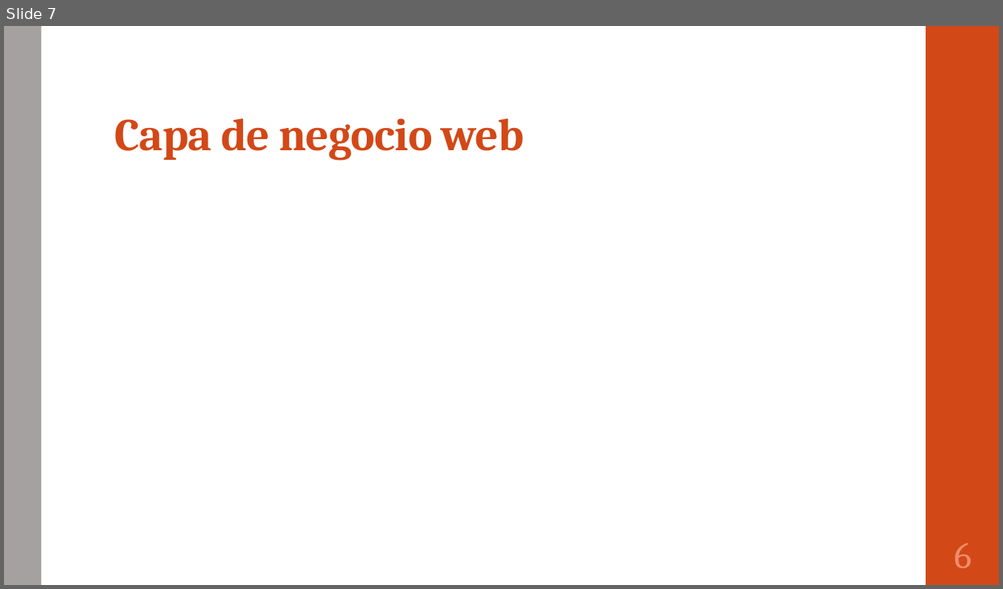
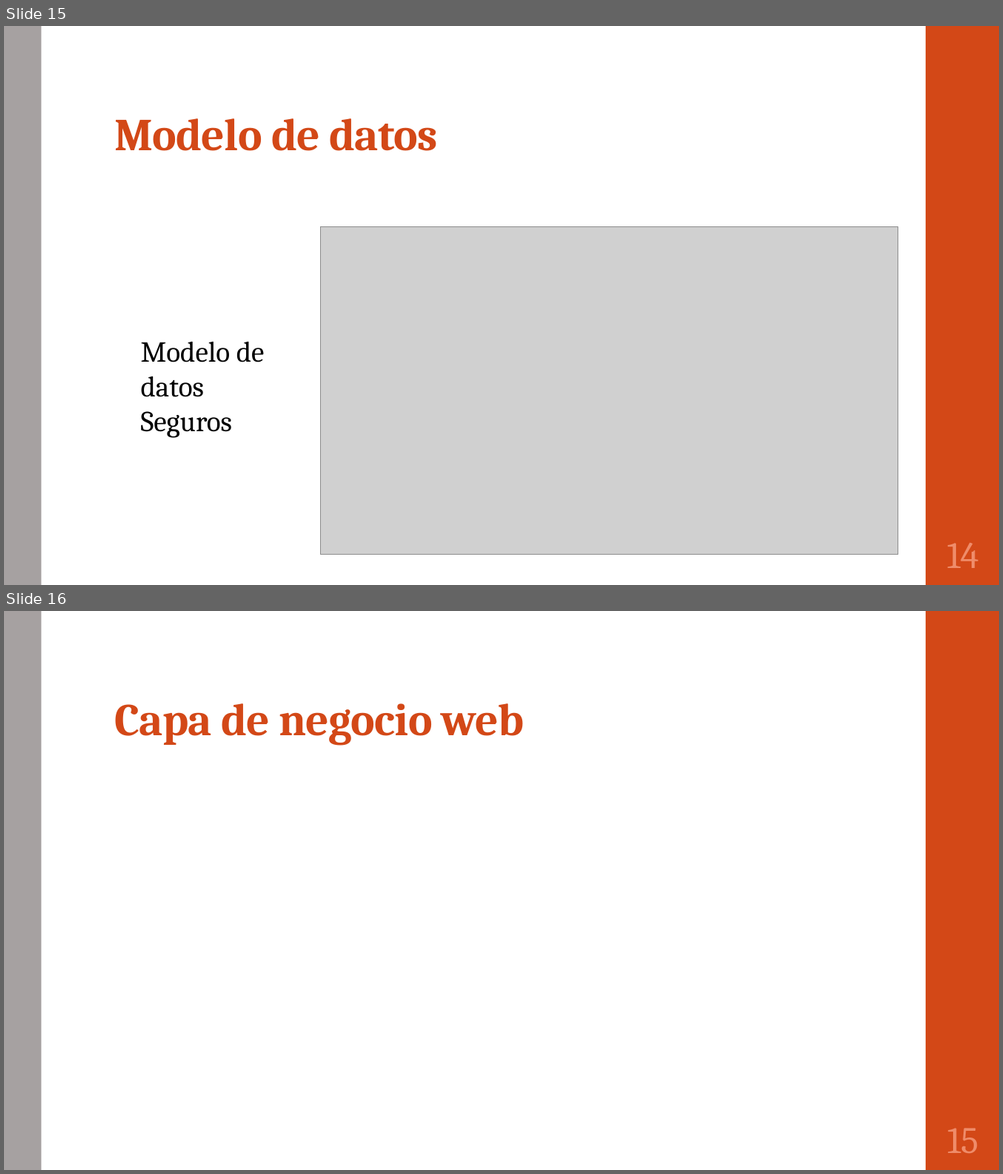
Before and after one commit to portafolio2016/hipocrates, a slide deck: Plantilla presentacion final.pptx. Shown one above the other, each under a label of ours: slide 7 before the commit, slides 15 and 16 after it. The pictures are 1003x589 and 1003x1174 pixels, drawn with LibreOffice and Linux fonts; fonts in the diff are those of the drawing; grey boxes stand for pictures. Boxes give left, top, right and bottom in pixels: in the first picture for what was removed or moved away, otherwise in the second. Text is boxed around its words. In the diff, an @@ line names an element or a change of style, - is before the commit and + after.

```diff
--- a/Plantilla presentacion final.pptx
+++ b/Plantilla presentacion final.pptx
@@ slide 15 added at [4,26,999,585], background #FFFFFF; not listed: 2 template elements that a slide beside it also shows @@
@@ title added at [114,118,437,151], 44 pt, text #D34817, bold @@
+Modelo de datos
@@ picture added at [320,227,898,555] @@
@@ text added at [141,341,264,438], 28 pt, text #000000 @@
+Modelo de datos Seguros
@@ page number added at [947,543,979,568], 36 pt, text #EF8C6A @@
+14
@@ what was slide 7 is now slide 16 @@
@@ page number at [947,1128,978,1153]: text changed @@
-6
+15
```
Also in this commit, not shown: 6 slides changed, 8 other slides added.
